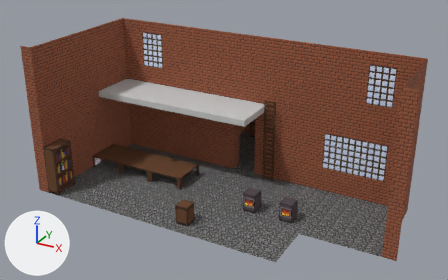
The glTF model Main Build/Art/3D/Workshop Rough Render.gltf: old version first, new version second.
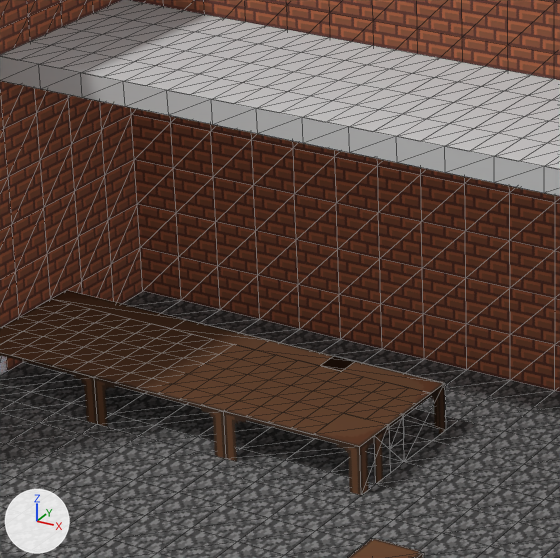
There are two pictures of each version: one whole from a 50 mm camera at (20.6, -34.9, 24.0) aimed at (-1.2, 4.9, 4.1), one close up on the part from 22% to 50% of the width and 28% to 73% of the height. Arrows for +X, +Y and +Z are at lower left; the lights stay in place. The close-ups show mesh edges as thin lines. Vertices at the same position are counted once.
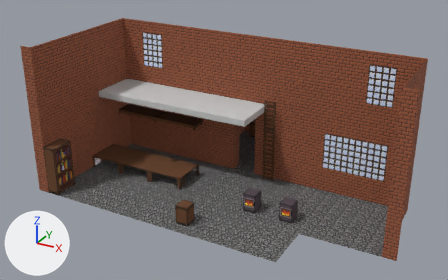
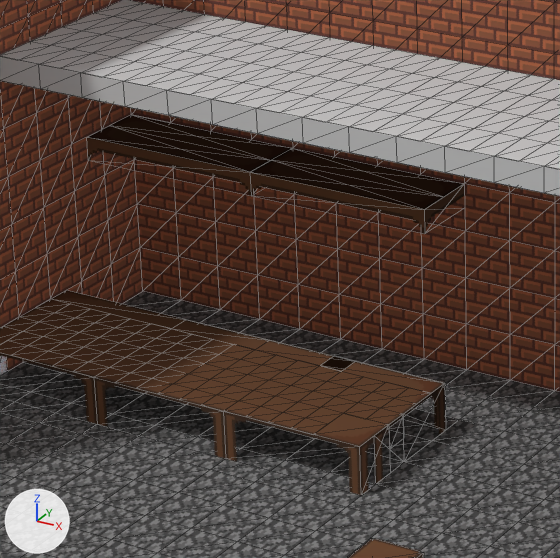
Changed parts and their boxes [x1, y1, x2, y2] in the close-ups (560 x 558 px):
part 1 of me_mesh_0, added (black)
    after: [87, 115, 465, 234]

The edits, one by one:
me_mesh_0 is used by ob_mesh_0; location (0.0, 0.0, 0.0).
me_mesh_0 had 1594 vertices, 2914 faces and spanned x -14.0..14.0, y -3.0..16.0, z 0.0..12.0.
me_mesh_0 now has 1608 vertices, 2944 faces and spans x -14.0..14.0, y -3.0..16.0, z 0.0..12.0.
Part 1, on me_mesh_0:
14 vertices are added at x -13.0..0.5, y 6.5..8.0, z 0.5..4.0.
30 new faces join them.
